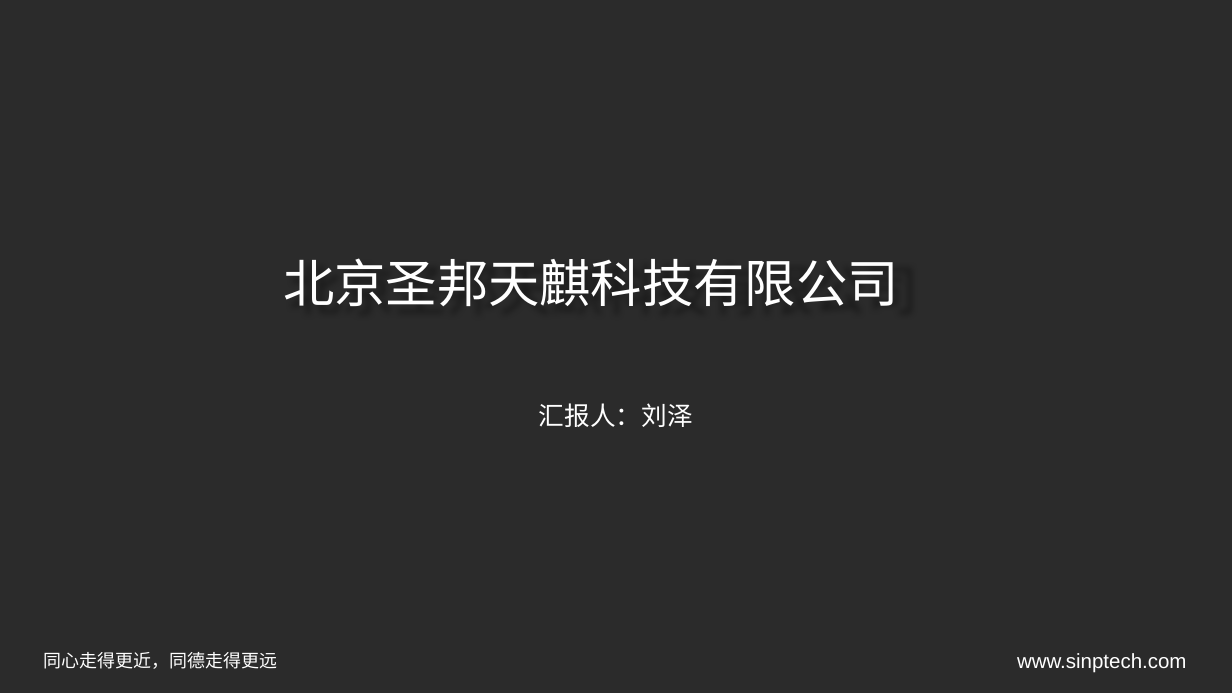
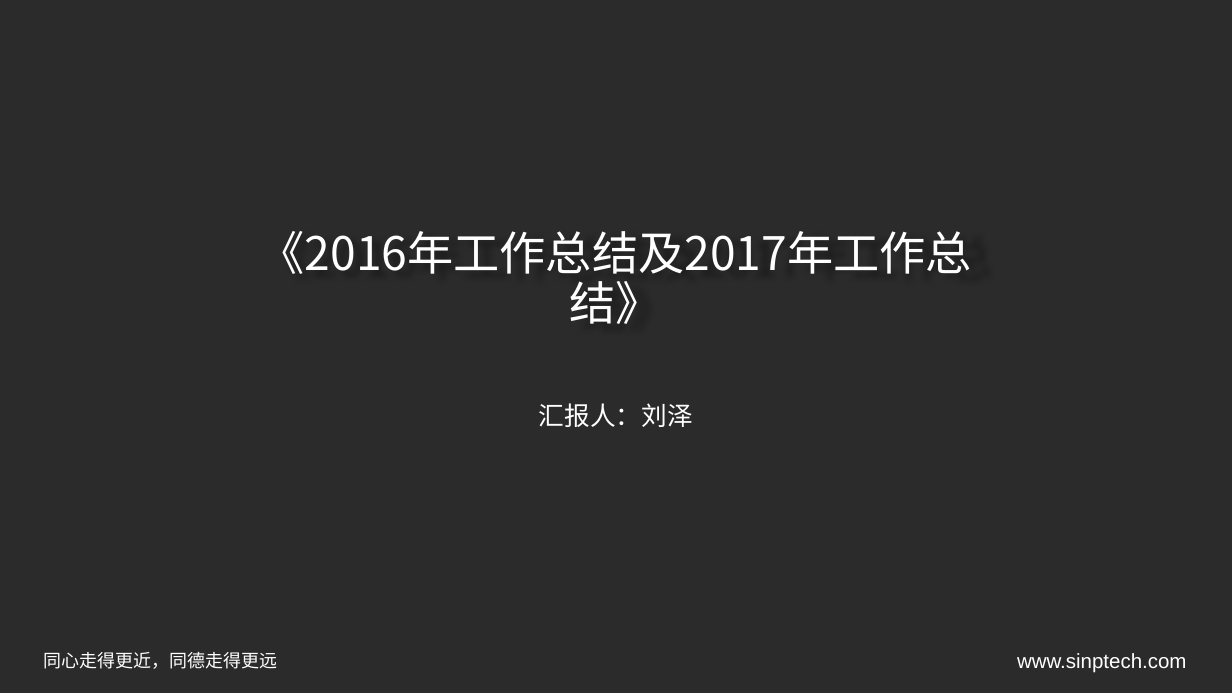
Before and after one commit to liuzeaa/ppt, a slide deck: slide 1 of 2016工作总结及2017年工作计划_刘泽.pptx. Drawn at 1232x693 pixels with LibreOffice and Linux fonts; fonts in the diff are those of the drawing; background and template pictures are left out; a plain dark background stands for a picture behind light text. Boxes give left, top, right and bottom in pixels: in the first picture for what was removed or moved away, otherwise in the second. Text is boxed around its words. In the diff, an @@ line names an element or a change of style, - is before the commit and + after.

```diff
--- a/2016工作总结及2017年工作计划_刘泽.pptx
+++ b/2016工作总结及2017年工作计划_刘泽.pptx
@@ title at (259,231,972,324): text changed; size 40 to 36 pt; font Arial to Noto Sans CJK SC @@
-北京圣邦天麒科技有限公司
+《2016年工作总结及2017年工作总结》
```
Also in this commit, not shown: 1 slide removed, 1 other file.
